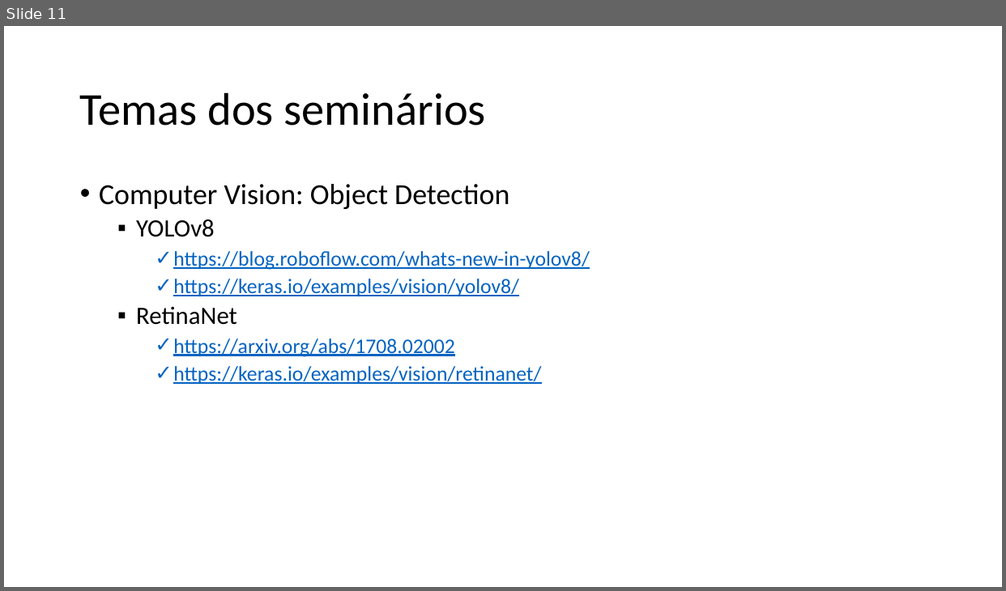
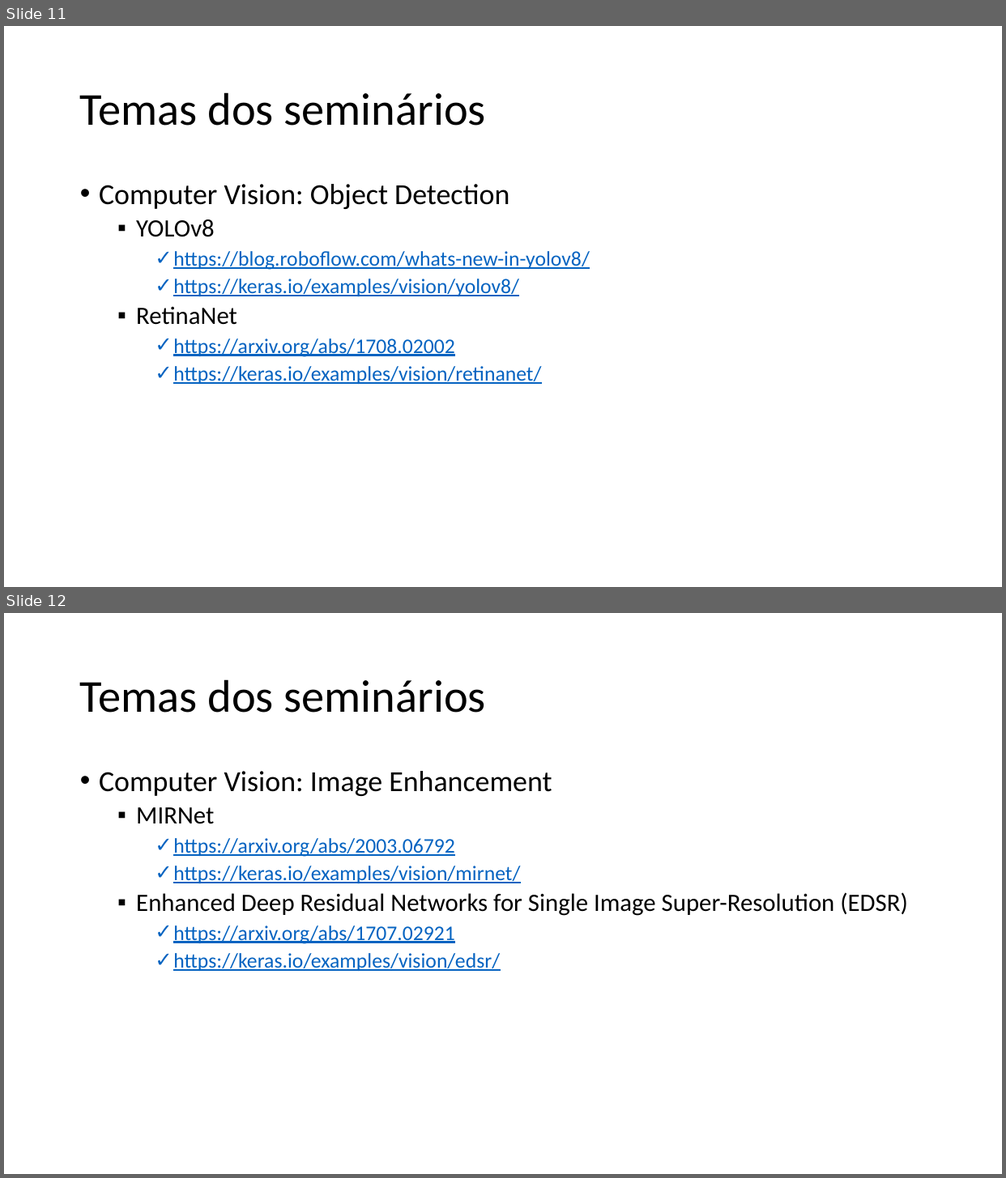
Before and after one commit to zz4fap/tp558-adv-ml, a slide deck: slides/TP558_1_Introdução_ao_curso.pptx. Shown one above the other, each under a label of ours: slide 11 before the commit, slides 11 and 12 after it. The pictures are 1006x591 and 1006x1178 pixels, drawn with LibreOffice and Linux fonts; fonts in the diff are those of the drawing. Boxes give left, top, right and bottom in pixels: in the first picture for what was removed or moved away, otherwise in the second. Text is boxed around its words. In the diff, an @@ line names an element or a change of style, - is before the commit and + after.

```diff
--- a/slides/TP558_1_Introdução_ao_curso.pptx
+++ b/slides/TP558_1_Introdução_ao_curso.pptx
@@ slide 12 added at (4,613,1002,1174), background #FFFFFF @@
@@ title added at (80,679,486,713), 44 pt, text #000000 @@
+Temas dos seminários
@@ text added at (99,771,907,971), 20 pt, text #0563C1, underline @@
+• Computer Vision: Image Enhancement
+  ▪ MIRNet
+    ✓ https://arxiv.org/abs/2003.06792
+    ✓ https://keras.io/examples/vision/mirnet/
+  ▪ Enhanced Deep Residual Networks for Single Image Super-Resolution (EDSR)
+    ✓ https://arxiv.org/abs/1707.02921
+    ✓ https://keras.io/examples/vision/edsr/
```
Also in this commit, not shown: 2 slides changed, 1 other slide added, 1 other file.
